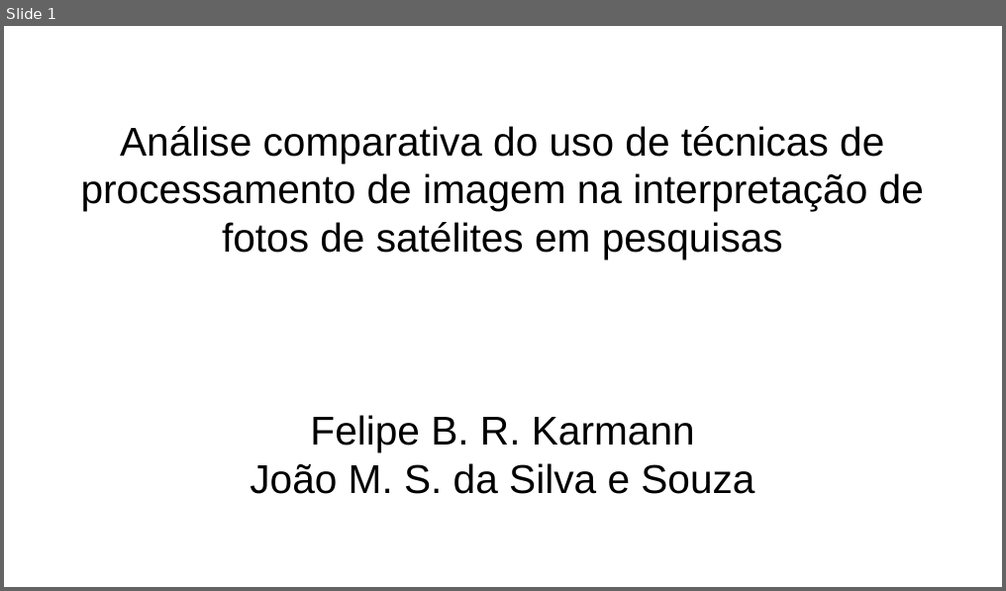
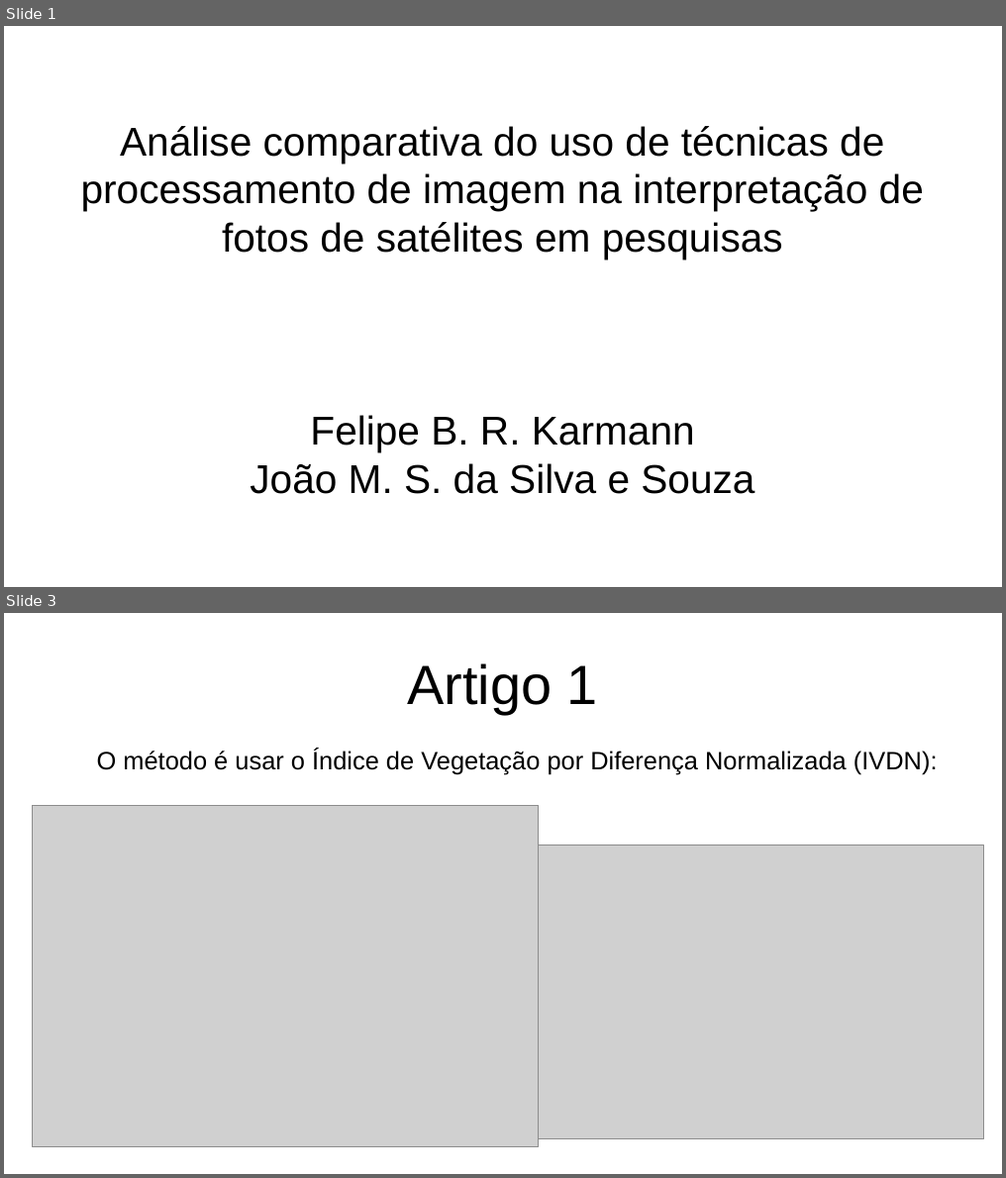
Before and after one commit to joao-martinho/disciplina_PI_2025-1, a slide deck: Trabalho final/seminario.odp. Shown one above the other, each under a label of ours: slide 1 before the commit, slides 1 and 3 after it; the slides between them are not shown. The pictures are 1006x591 and 1006x1178 pixels, drawn with LibreOffice and Linux fonts; fonts in the diff are those of the drawing; grey boxes stand for pictures. Boxes give left, top, right and bottom in pixels: in the first picture for what was removed or moved away, otherwise in the second. Text is boxed around its words. In the diff, an @@ line names an element or a change of style, - is before the commit and + after.

```diff
--- a/Trabalho final/seminario.odp
+++ b/Trabalho final/seminario.odp
@@ slide 3 added at (4,613,1002,1174), background #FFFFFF @@
@@ title added at (408,663,598,714), 44 pt, text #000000 @@
+Artigo 1
@@ text added at (97,749,938,774), 20 pt, text #000000 @@
+O método é usar o Índice de Vegetação por Diferença Normalizada (IVDN):
@@ picture added at (33,806,540,1149) @@
@@ picture added at (537,845,985,1140) @@
```
Also in this commit, not shown: 1 slide changed, 3 other slides added, 14 other files.
